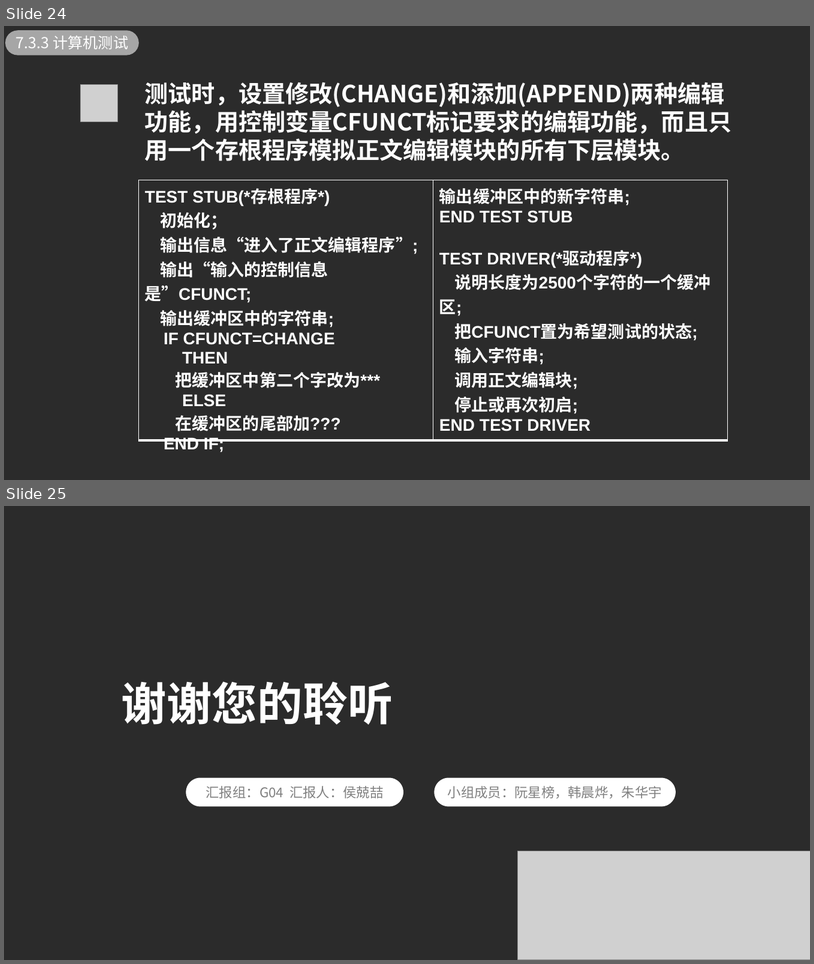
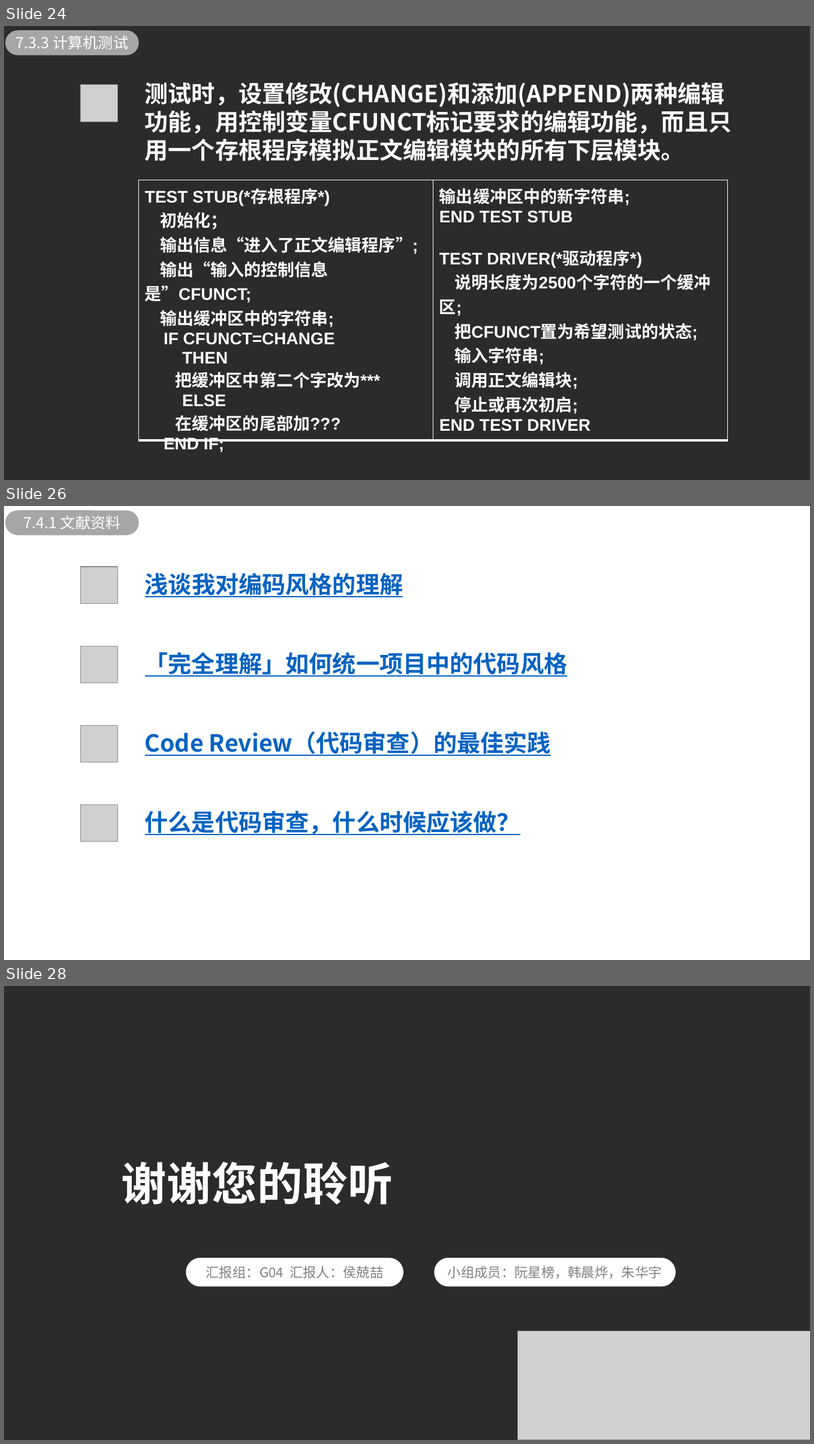
Before and after one commit to JakerHXR/Software-manage, a slide deck: 翻转课堂/G04 7.1 - 7.3.pptx. Shown one above the other, each under a label of ours: slides 24 and 25 before the commit, slides 24, 26 and 28 after it; the slides between them are not shown. The pictures are 814x964 and 814x1444 pixels, drawn with LibreOffice and Linux fonts; fonts in the diff are those of the drawing; grey boxes stand for pictures; background and template pictures are left out; a plain dark background stands for a picture behind light text. Boxes give left, top, right and bottom in pixels: in the first picture for what was removed or moved away, otherwise in the second. Text is boxed around its words. In the diff, an @@ line names an element or a change of style, - is before the commit and + after.

```diff
--- a/翻转课堂/G04 7.1 - 7.3.pptx
+++ b/翻转课堂/G04 7.1 - 7.3.pptx
@@ slide 26 added at <box>4,506,810,960</box>, background picture (left out) @@
@@ rounded rectangle added at <box>5,510,139,535</box>, fill #A6A6A6, 18 pt, text #FFFFFF @@
+7.4.1 文献资料
@@ picture added at <box>81,567,118,603</box> @@
@@ text added at <box>145,573,404,597</box>, 28 pt, text #0563C1, bold, underline @@
+浅谈我对编码风格的理解
@@ picture added at <box>81,646,118,682</box> @@
@@ text added at <box>145,652,568,676</box>, 28 pt, text #0563C1, bold, underline @@
+「完全理解」如何统一项目中的代码风格
@@ picture added at <box>81,725,118,762</box> @@
@@ text added at <box>145,731,551,756</box>, 28 pt, text #0563C1, bold, underline @@
+Code Review（代码审查）的最佳实践
@@ picture added at <box>81,804,118,841</box> @@
@@ text added at <box>145,810,521,835</box>, 28 pt, text #0563C1, bold, underline @@
+什么是代码审查，什么时候应该做？
@@ what was slide 25 is now slide 28 @@
```
Also in this commit, not shown: 1 slide changed, 2 other slides added.
